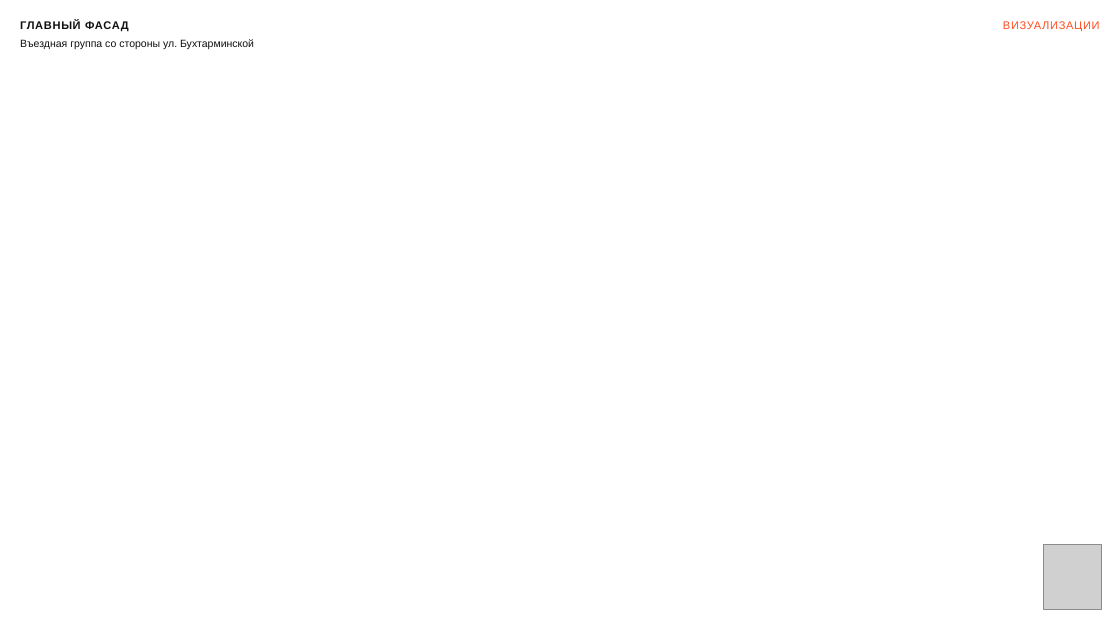
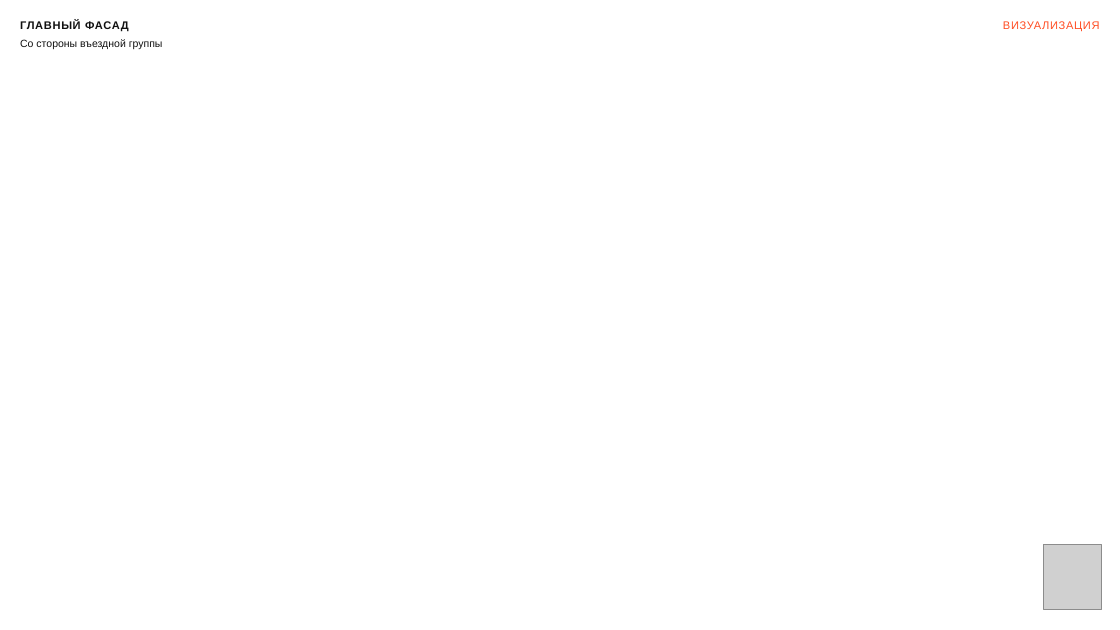
Before and after one commit to kzmeir/most, a slide deck: slide 9 of presentations/aurora-hotel/MOST_Bukhtarminskaya_akimat.pptx (slide 5 before the commit). Drawn at 1120x630 pixels with LibreOffice and Linux fonts; fonts in the diff are those of the drawing; grey boxes stand for pictures; background and template pictures are left out. Boxes give left, top, right and bottom in pixels: in the first picture for what was removed or moved away, otherwise in the second. Text is boxed around its words. In the diff, an @@ line names an element or a change of style, - is before the commit and + after.

```diff
--- a/presentations/aurora-hotel/MOST_Bukhtarminskaya_akimat.pptx
+++ b/presentations/aurora-hotel/MOST_Bukhtarminskaya_akimat.pptx
@@ text at <box>1003,21,1100,32</box>: text changed @@
-ВИЗУАЛИЗАЦИИ
+ВИЗУАЛИЗАЦИЯ
@@ text at <box>20,39,163,49</box>: text changed @@
-Въездная группа со стороны ул. Бухтарминской
+Со стороны въездной группы
```
Also in this commit, not shown: 10 other slides changed, 7 slides added, 7 slides removed, 4 other files.
